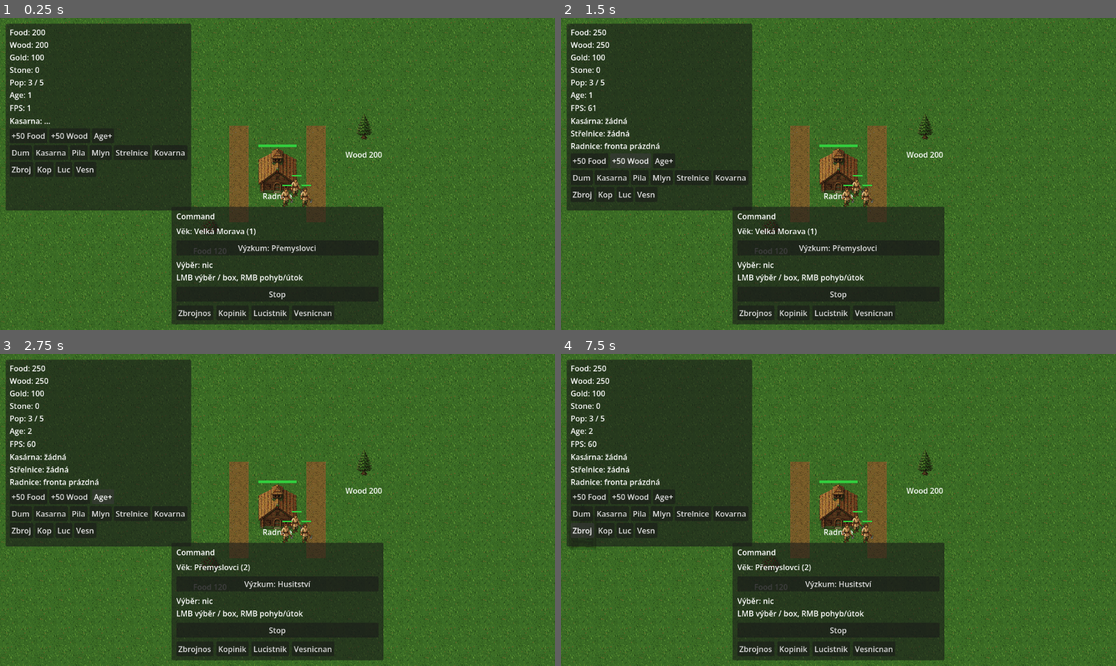
Above: before the commit, frames 1-4 (two rows, left to right).
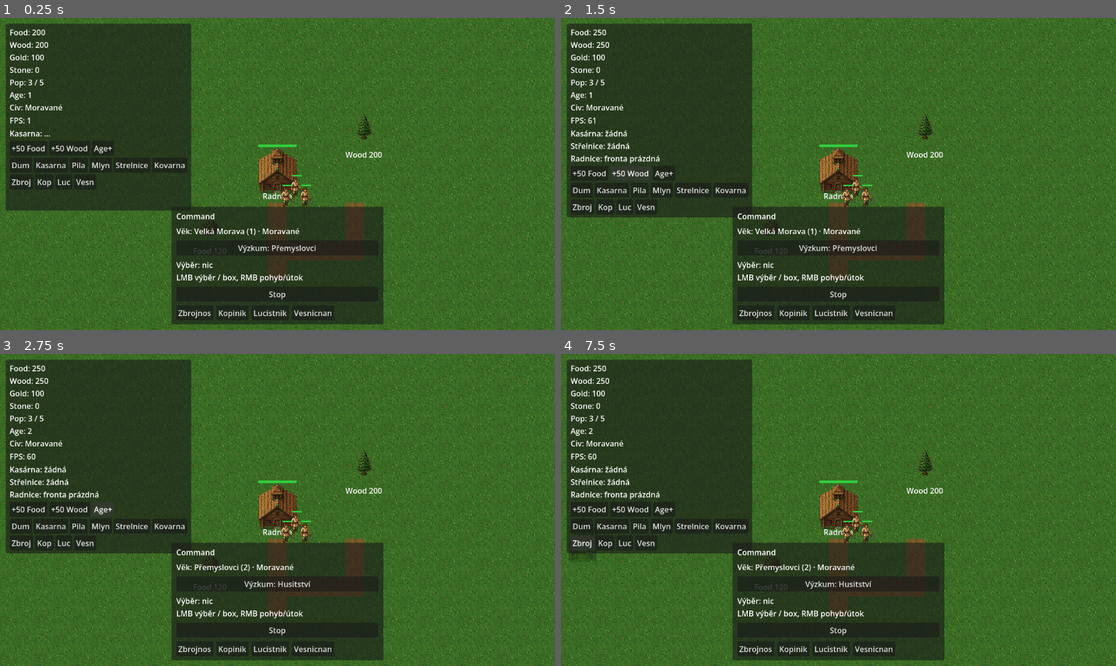
Above: after the commit, the same moments.

Repository: Kosino/ceske-srdce
Game: Godot game, scene res://scenes/map/Map.tscn
The game is run twice, just before and just after one commit, with the same random seed, the same clock (stepped at 60 frames per second) and the same inputs.
Inputs:
- Up to frame 1 (0.25 s): no input
- Up to frame 2 (1.5 s): click "+50 Food" at 0.5 s; click "+50 Wood" at 1.25 s
- Up to frame 3 (2.75 s): click "Age+" at 2 s
- Up to frame 4 (7.5 s): click "Dum" at 2.75 s; click "Kasarna" at 3.5 s; click "Pila" at 4.25 s; click "Mlyn" at 5 s; click "Strelnice" at 5.75 s; click "Kovarna" at 6.5 s; click "Zbroj" at 7.25 s

The runs differ from the first frame. In frame 1, 3.7% of the frame differs, in the area x 1-66%, y 27-84%; in frame 2, 4.8%; in frame 3, 4.8%; in frame 4, 4.9%.

Commit message:
Dirt path south + spur; Fáze 2 civilizace a bonusy
Replace side dirt strips with a 1-tile path from Radnice south and a spur toward wood.
Add CivData (NÁVRH bonuses), GameManager player/enemy civ, gather/wood-cost/infantry hooks.

Co-authored-by: Kosino <Kosino@users.noreply.github.com>

Diff:
--- a/autoload/GameManager.gd
+++ b/autoload/GameManager.gd
@@ -23,6 +23,36 @@
 			return
 		_current_age = value
 		age_changed.emit()
+
+## Fáze 2 — civilizace (default Moravané vs Husité).
+var player_civ: String = CivData.DEFAULT_PLAYER
+var enemy_civ: String = CivData.DEFAULT_ENEMY
+
+
+func civ_for_team(team: int) -> String:
+	return player_civ if team == 0 else enemy_civ
+
+
+func get_civ_name(team: int = 0) -> String:
+	return CivData.civ_name(civ_for_team(team))
+
+
+func gather_rate_mult(team: int, resource_type: String) -> float:
+	return CivData.gather_mult(civ_for_team(team), resource_type)
+
+
+func adjust_building_cost(cost: Dictionary, team: int = 0) -> Dictionary:
+	var out := cost.duplicate()
+	var wood_m := CivData.wood_cost_mult(civ_for_team(team))
+	if wood_m != 1.0 and out.has("wood"):
+		out["wood"] = maxi(1, int(round(float(out["wood"]) * wood_m)))
+	return out
+
+
+func apply_civ_unit_bonuses(unit: Unit) -> void:
+	if unit == null:
+		return
+	CivData.apply_unit_bonuses(unit, civ_for_team(unit.team))
 
 
 func add_resource(type: String, amount: int) -> void:
--- a/scripts/buildings/BuildingPlacer.gd
+++ b/scripts/buildings/BuildingPlacer.gd
@@ -95,7 +95,8 @@
 		return null
 	if not _can_place(building_type, world_pos):
 		return null
-	if not GameManager.spend(COSTS[building_type]):
+	var cost := GameManager.adjust_building_cost(COSTS[building_type], 0)
+	if not GameManager.spend(cost):
 		NotificationManager.show_message("Nedostatek surovin.")
 		return null
 	var building := _instantiate_building(building_type)
@@ -148,7 +149,8 @@
 		return
 	var mouse := get_global_mouse_position()
 	_ghost.global_position = mouse
-	var ok := _can_place(placing_type, mouse) and GameManager.can_afford(COSTS[placing_type])
+	var cost := GameManager.adjust_building_cost(COSTS[placing_type], 0)
+	var ok := _can_place(placing_type, mouse) and GameManager.can_afford(cost)
 	_ghost.modulate = Color(0.35, 1.0, 0.45, 0.45) if ok else Color(1.0, 0.35, 0.35, 0.45)
 
 
--- /dev/null
+++ b/scripts/data/CivData.gd
@@ -0,0 +1,74 @@
+extends Object
+class_name CivData
+## Civilization ids + NÁVRH bonuses. Unique units are data-only for now.
+
+const MORAVANE := "moravane"
+const PREMYSLOVCI := "premyslovci"
+const HUSITE := "husite"
+const HABSBURKOVE := "habsurkove"
+
+const DEFAULT_PLAYER := MORAVANE
+const DEFAULT_ENEMY := HUSITE
+
+const INFANTRY_IDS := ["soldier", "spearman", "archer"]
+
+## NÁVRH — Honza schvaluje čísla. Keys match DESIGN “hlavní síla”.
+const CIVS := {
+	MORAVANE: {
+		"name": "Moravané",
+		"unique_unit": "velmoz",
+		"gather": {"wood": 1.15},
+		"wood_cost": 0.90,
+	},
+	PREMYSLOVCI: {
+		"name": "Přemyslovci",
+		"unique_unit": "svatovaclavsky_rytir",
+		"gather": {"gold": 1.15},
+		"cavalry_damage": 1.10,
+	},
+	HUSITE: {
+		"name": "Husité",
+		"unique_unit": "husitsky_vuz",
+		"infantry_hp": 1.10,
+		"infantry_damage": 1.05,
+	},
+	HABSBURKOVE: {
+		"name": "Habsburkové",
+		"unique_unit": "cisarska_garda",
+		"infantry_hp": 1.15,
+	},
+}
+
+
+static func civ_name(civ_id: String) -> String:
+	var def: Dictionary = CIVS.get(civ_id, {})
+	return str(def.get("name", civ_id))
+
+
+static func def_for(civ_id: String) -> Dictionary:
+	return CIVS.get(civ_id, CIVS[DEFAULT_PLAYER])
+
+
+static func gather_mult(civ_id: String, resource_type: String) -> float:
+	var gather: Dictionary = def_for(civ_id).get("gather", {})
+	return float(gather.get(resource_type, 1.0))
+
+
+static func wood_cost_mult(civ_id: String) -> float:
+	return float(def_for(civ_id).get("wood_cost", 1.0))
+
+
+static func is_infantry(unit_id: String) -> bool:
+	return unit_id in INFANTRY_IDS
+
+
+static func apply_unit_bonuses(unit: Unit, civ_id: String) -> void:
+	if unit == null:
+		return
+	var def := def_for(civ_id)
+	var uid := unit.unit_id
+	if is_infantry(uid):
+		unit.max_hp *= float(def.get("infantry_hp", 1.0))
+		unit.attack_damage *= float(def.get("infantry_damage", 1.0))
+	if unit.is_cavalry:
+		unit.attack_damage *= float(def.get("cavalry_damage", 1.0))
--- a/scripts/map/Map.gd
+++ b/scripts/map/Map.gd
@@ -40,6 +40,7 @@
 		await _run_age_locked_building_smoke()
 		await _run_age2_to_age3_gate_smoke()
 		await _run_age_ui_sync_smoke()
+		await _run_civ_bonus_smoke()
 	else:
 		await _sample_windowed_fps()
 	NotificationManager.show_message("Start: Radnice + vesničané + zdroje. F3 stavění/trénink.")
@@ -96,11 +97,17 @@
 			var source_id := SOURCE_GRASS_1 if (h & 1) == 0 else SOURCE_GRASS_2
 			layer.set_cell(Vector2i(x, y), source_id, Vector2i.ZERO)
 
-	# 1-tile-wide dirt on two sides of Radnice only (not under the building).
+	# 1-tile dirt: south from Radnice bottom edge (~4), then spur toward wood/forest.
+	# Hall center ~ (22,17); footprint ~2×2 — start at y+2 so nothing under the building.
 	var hall := Vector2i(900 / TILE, 700 / TILE)
-	for dy in range(-2, 3):
-		layer.set_cell(hall + Vector2i(-2, dy), SOURCE_DIRT, Vector2i.ZERO) # left
-		layer.set_cell(hall + Vector2i(2, dy), SOURCE_DIRT, Vector2i.ZERO) # right
+	for i in range(2, 6):
+		layer.set_cell(hall + Vector2i(0, i), SOURCE_DIRT, Vector2i.ZERO)
+	# Spur east toward wood at ~(1080,620) / tile (27,15), then north a bit into forest.
+	var spur_y := 4
+	for dx in range(1, 5):
+		layer.set_cell(hall + Vector2i(dx, spur_y), SOURCE_DIRT, Vector2i.ZERO)
+	for dy in range(1, 3):
+		layer.set_cell(hall + Vector2i(4, spur_y - dy), SOURCE_DIRT, Vector2i.ZERO)
 
 
 func _build_terrain_tileset() -> TileSet:
@@ -521,6 +528,35 @@
 		if c is CommandPanel:
 			return c as CommandPanel
 	return null
+
+
+## Civ gather / wood-cost / infantry HP bonuses (NÁVRH).
+func _run_civ_bonus_smoke() -> void:
+	await get_tree().physics_frame
+	GameManager.player_civ = CivData.MORAVANE
+	var wood_m := GameManager.gather_rate_mult(0, "wood")
+	var house_cost := GameManager.adjust_building_cost({"wood": 25}, 0)
+	var wood_ok := is_equal_approx(wood_m, 1.15)
+	var cost_ok := int(house_cost.get("wood", 0)) == 23 # 25 * 0.90 rounded
+	print("[TEST] civ_moravane wood_mult=%.2f house_wood=%s" % [wood_m, house_cost.get("wood", 0)])
+
+	GameManager.player_civ = CivData.HUSITE
+	var soldier: Soldier = SOLDIER_SCENE.instantiate() as Soldier
+	soldier.team = 0
+	soldier.contribute_population = false
+	units.add_child(soldier)
+	await get_tree().physics_frame
+	var expect_hp := 45.0 * 1.10
+	var hp_ok := is_equal_approx(soldier.max_hp, expect_hp)
+	print("[TEST] civ_husite soldier_hp=%.1f expect=%.1f" % [soldier.max_hp, expect_hp])
+	soldier.queue_free()
+
+	GameManager.player_civ = CivData.MORAVANE
+	GameManager.enemy_civ = CivData.HUSITE
+	if wood_ok and cost_ok and hp_ok:
+		print("[TEST] PASS civ bonuses (wood / cost / infantry HP)")
+	else:
+		print("[TEST] FAIL civ bonuses (wood / cost / infantry HP)")
 
 
 func _ensure_complete_age1_buildings(need: int) -> void:
--- a/scripts/ui/CommandPanel.gd
+++ b/scripts/ui/CommandPanel.gd
@@ -56,14 +56,18 @@
 
 func _refresh_age_ui() -> void:
 	if age_label:
-		age_label.text = "Věk: %s (%d)" % [GameManager.get_age_name(), GameManager.current_age]
+		age_label.text = "Věk: %s (%d) · %s" % [
+			GameManager.get_age_name(), GameManager.current_age, GameManager.get_civ_name(0)
+		]
 	_refresh_research_button()
 
 
 func _refresh_research_button() -> void:
 	# Keep label in sync even if age was set without going through _refresh_age_ui.
 	if age_label:
-		age_label.text = "Věk: %s (%d)" % [GameManager.get_age_name(), GameManager.current_age]
+		age_label.text = "Věk: %s (%d) · %s" % [
+			GameManager.get_age_name(), GameManager.current_age, GameManager.get_civ_name(0)
+		]
 	if research_button == null:
 		return
 	if GameManager.current_age >= AgeData.MAX_AGE:
--- a/scripts/ui/DebugPanel.gd
+++ b/scripts/ui/DebugPanel.gd
@@ -36,7 +36,7 @@
 
 
 func _refresh_stats() -> void:
-	stats_label.text = "Food: %d\nWood: %d\nGold: %d\nStone: %d\nPop: %d / %d\nAge: %d" % [
+	stats_label.text = "Food: %d\nWood: %d\nGold: %d\nStone: %d\nPop: %d / %d\nAge: %d\nCiv: %s" % [
 		GameManager.food,
 		GameManager.wood,
 		GameManager.gold,
@@ -44,6 +44,7 @@
 		GameManager.population,
 		GameManager.population_max,
 		GameManager.current_age,
+		GameManager.get_civ_name(0),
 	]
 
 
--- a/scripts/units/Archer.gd
+++ b/scripts/units/Archer.gd
@@ -7,6 +7,7 @@
 
 
 func _ready() -> void:
+	unit_id = "archer"
 	speed = 80.0
 	max_hp = 30.0
 	attack_damage = 4.0
--- a/scripts/units/Soldier.gd
+++ b/scripts/units/Soldier.gd
@@ -5,6 +5,7 @@
 
 
 func _ready() -> void:
+	unit_id = "soldier"
 	speed = 80.0
 	max_hp = 45.0
 	attack_damage = 6.0
--- a/scripts/units/Spearman.gd
+++ b/scripts/units/Spearman.gd
@@ -5,6 +5,7 @@
 
 
 func _ready() -> void:
+	unit_id = "spearman"
 	speed = 85.0
 	max_hp = 45.0
 	attack_damage = 3.0
--- a/scripts/units/Unit.gd
+++ b/scripts/units/Unit.gd
@@ -4,6 +4,7 @@
 signal died(unit: Unit)
 
 @export var team: int = 0
+@export var unit_id: String = ""
 @export var speed: float = 80.0
 @export var max_hp: float = 25.0
 @export var attack_damage: float = 3.0
@@ -27,6 +28,7 @@
 
 
 func _ready() -> void:
+	GameManager.apply_civ_unit_bonuses(self)
 	hp = max_hp
 	_visual = get_node_or_null("Visual") as Sprite2D
 	add_to_group("units")
--- a/scripts/units/Villager.gd
+++ b/scripts/units/Villager.gd
@@ -27,6 +27,7 @@
 
 
 func _ready() -> void:
+	unit_id = "villager"
 	can_attack = false
 	max_hp = 25.0
 	speed = 80.0
@@ -70,7 +71,8 @@
 
 
 func _harvest_rate_for(resource_type: String) -> float:
-	return float(HARVEST_RATES.get(resource_type, 0.30))
+	var base := float(HARVEST_RATES.get(resource_type, 0.30))
+	return base * GameManager.gather_rate_mult(team, resource_type)
 
 
 func _physics_process(delta: float) -> void:
--- a/tools/capture_pixel_art.gd
+++ b/tools/capture_pixel_art.gd
@@ -1,5 +1,5 @@
 extends SceneTree
-## Windowed capture → docs/screenshots/pixel_art_fix.png
+## Windowed capture → docs/screenshots/pixel_art_civs.png
 
 
 func _initialize() -> void:
@@ -22,7 +22,7 @@
 		return
 	var dir := "res://docs/screenshots"
 	DirAccess.make_dir_recursive_absolute(ProjectSettings.globalize_path(dir))
-	var path := "%s/pixel_art_fix.png" % dir
+	var path := "%s/pixel_art_civs.png" % dir
 	var save_err := img.save_png(path)
 	if save_err != OK:
 		push_error("[SHOT] save failed %s" % save_err)
Binary file added: docs/screenshots/pixel_art_civs.png
Not shown, changed: docs/DESIGN.md
Not shown, changed: docs/DEVELOPMENT_PLAN.md
